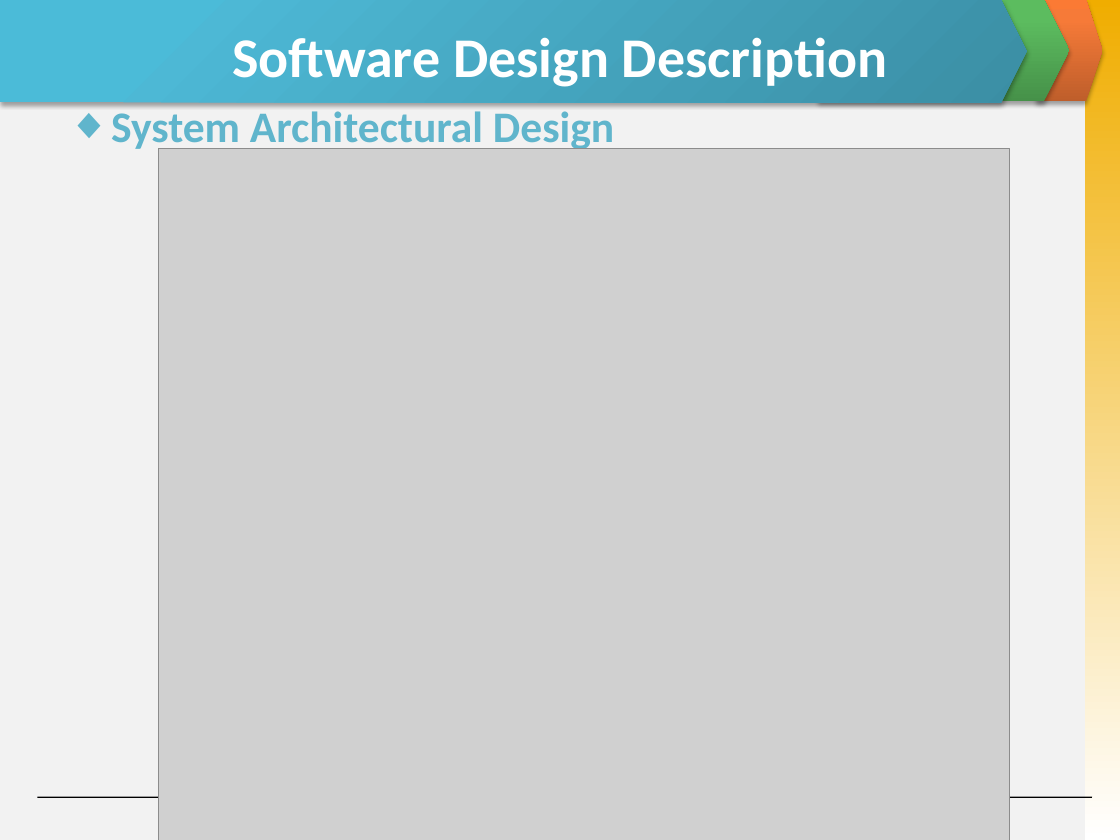
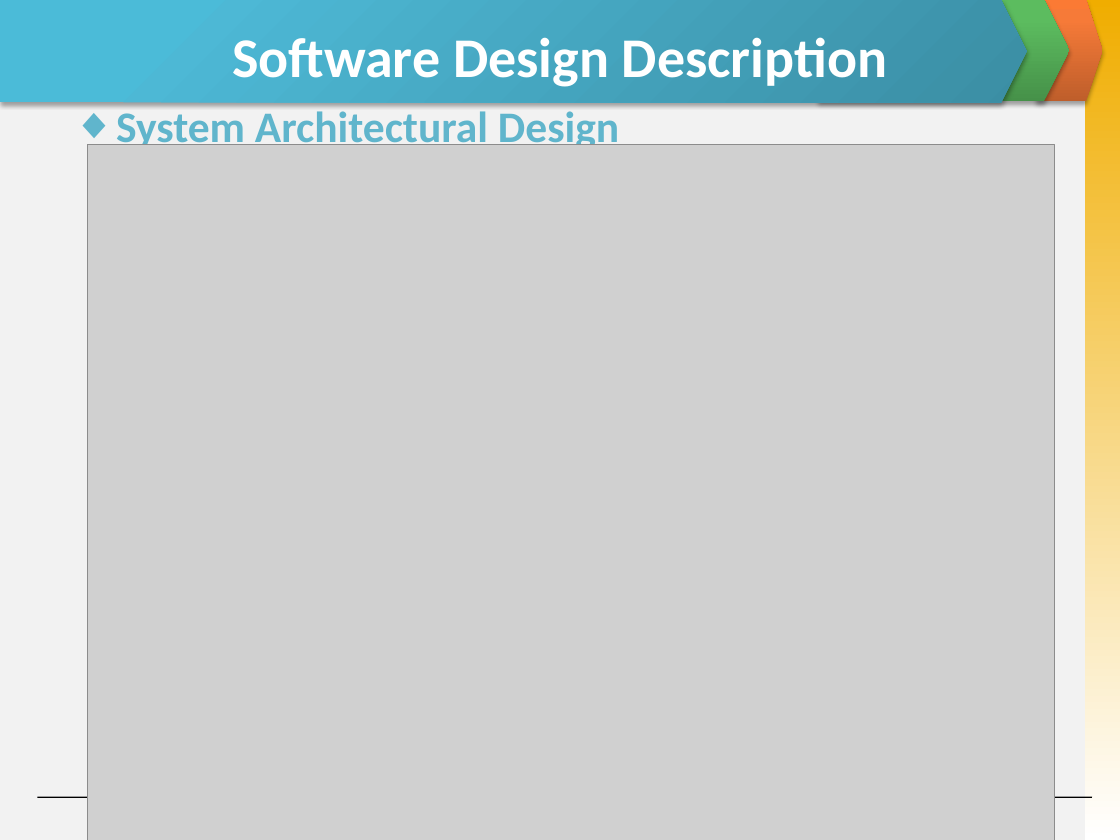
Before and after one commit to skyview059/e-learning-website, a slide deck: slide 22 of Document/Final report/Slide Present E-Learning.pptx (slide 21 before the commit). Drawn at 1120x840 pixels with LibreOffice and Linux fonts; fonts in the diff are those of the drawing; grey boxes stand for pictures. Boxes give left, top, right and bottom in pixels: in the first picture for what was removed or moved away, otherwise in the second. Text is boxed around its words. In the diff, an @@ line names an element or a change of style, - is before the commit and + after.

```diff
--- a/Document/Final report/Slide Present E-Learning.pptx
+++ b/Document/Final report/Slide Present E-Learning.pptx
@@ text "System Architectural Design" rewrapped from [111, 106, 614, 153] to [116, 111, 619, 145] @@
@@ picture: place and size @@
-picture at [159, 148, 1010, 840]
+picture at [87, 144, 1055, 840]
```
Also in this commit, not shown: 10 other slides changed, 4 slides added, 4 slides removed, 2 other files.
